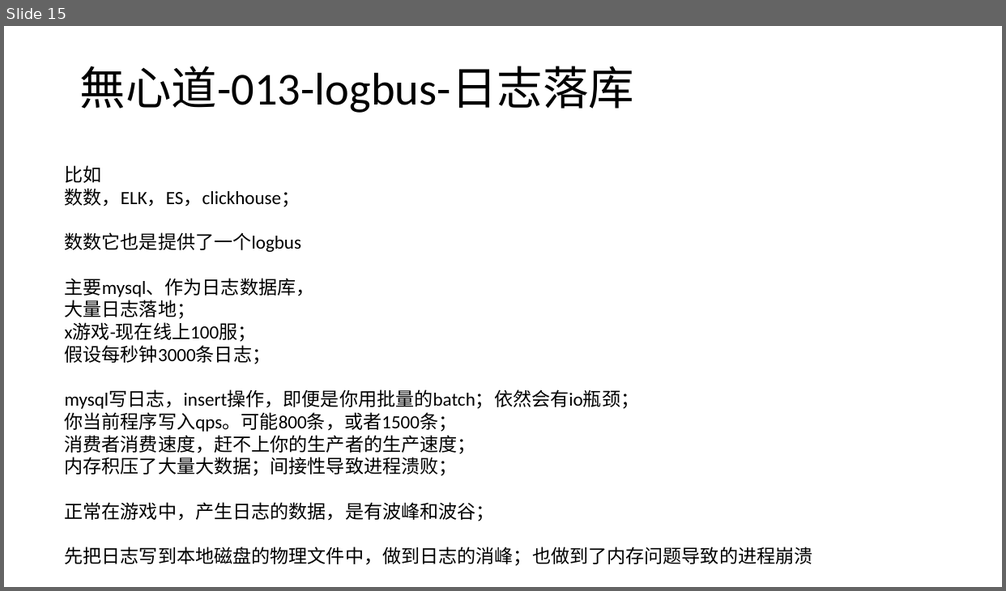
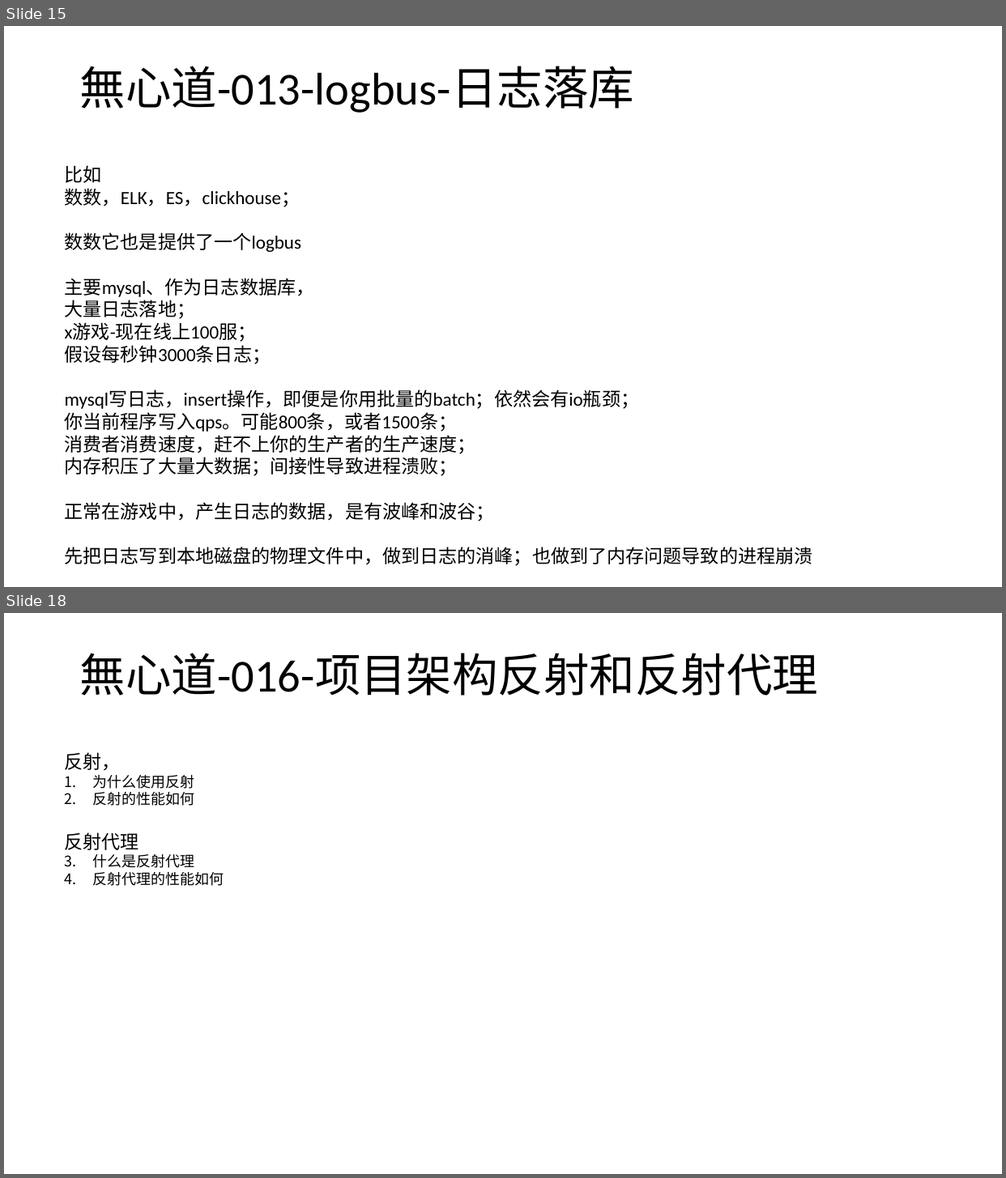
Before and after one commit to wxd-gaming/wxdgaming.boot, a slide deck: 無心道快速开发演示文稿.pptx. Shown one above the other, each under a label of ours: slide 15 before the commit, slides 15 and 18 after it; the slides between them are not shown. The pictures are 1006x591 and 1006x1178 pixels, drawn with LibreOffice and Linux fonts; fonts in the diff are those of the drawing. Boxes give left, top, right and bottom in pixels: in the first picture for what was removed or moved away, otherwise in the second. Text is boxed around its words. In the diff, an @@ line names an element or a change of style, - is before the commit and + after.

```diff
--- a/無心道快速开发演示文稿.pptx
+++ b/無心道快速开发演示文稿.pptx
@@ slide 18 added at (x1=4, y1=613, x2=1002, y2=1174), background #FFFFFF @@
@@ title added at (x1=80, y1=653, x2=818, y2=696), 44 pt, text #000000 @@
+無心道-016-项目架构反射和反射代理
@@ text added at (x1=65, y1=752, x2=224, y2=886), 14 pt, text #000000 @@
+反射，
+1. 为什么使用反射
+2. 反射的性能如何
+反射代理
+1. 什么是反射代理
+2. 反射代理的性能如何
```
Also in this commit, not shown: 1 slide changed, 4 other slides added.
